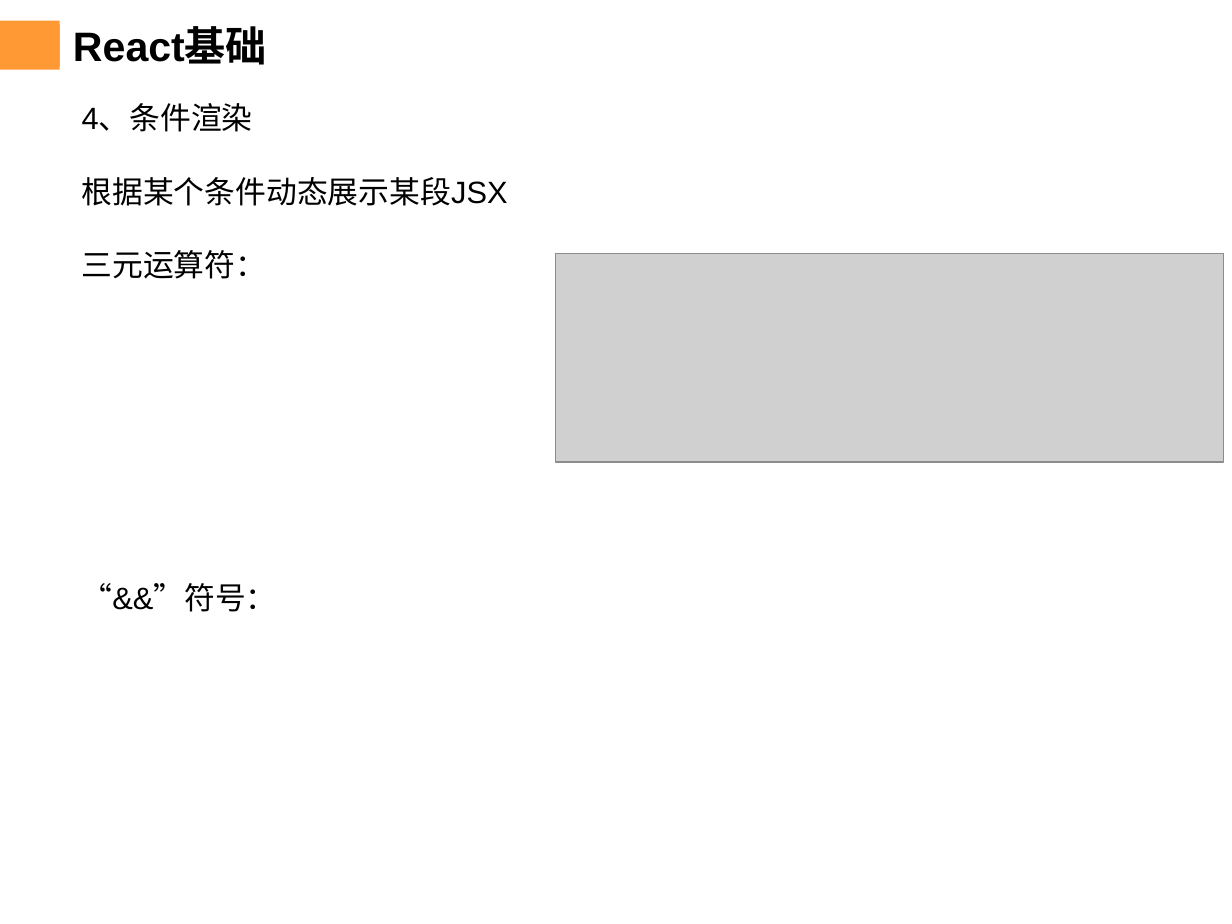
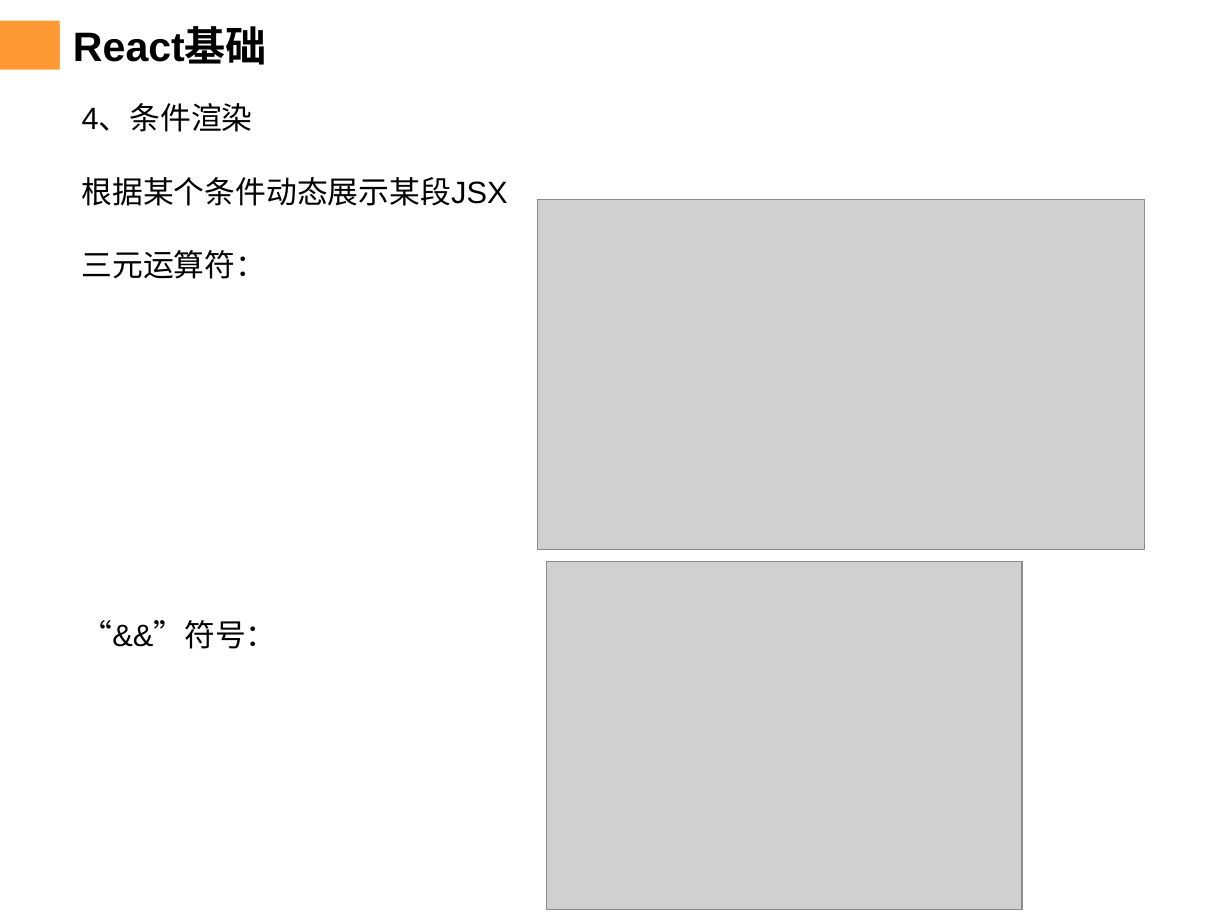
Before and after one commit to chenqiuli/JY-peixun-1, a slide deck: slide 10 of PPT内容-20240103-2.pptx. Drawn at 1232x924 pixels with LibreOffice and Linux fonts; fonts in the diff are those of the drawing; grey boxes stand for pictures; background and template pictures are left out. Boxes give left, top, right and bottom in pixels: in the first picture for what was removed or moved away, otherwise in the second. Text is boxed around its words. In the diff, an @@ line names an element or a change of style, - is before the commit and + after.

```diff
--- a/PPT内容-20240103-2.pptx
+++ b/PPT内容-20240103-2.pptx
@@ text "4、条件渲染" rewrapped from box(82, 104, 508, 612) to box(82, 104, 508, 649) @@
@@ picture: place and size @@
-picture at box(556, 254, 1223, 462)
+picture at box(537, 200, 1143, 549)
@@ picture added at box(547, 562, 1023, 910) @@
```
Also in this commit, not shown: 4 other slides changed, 2 other files.
